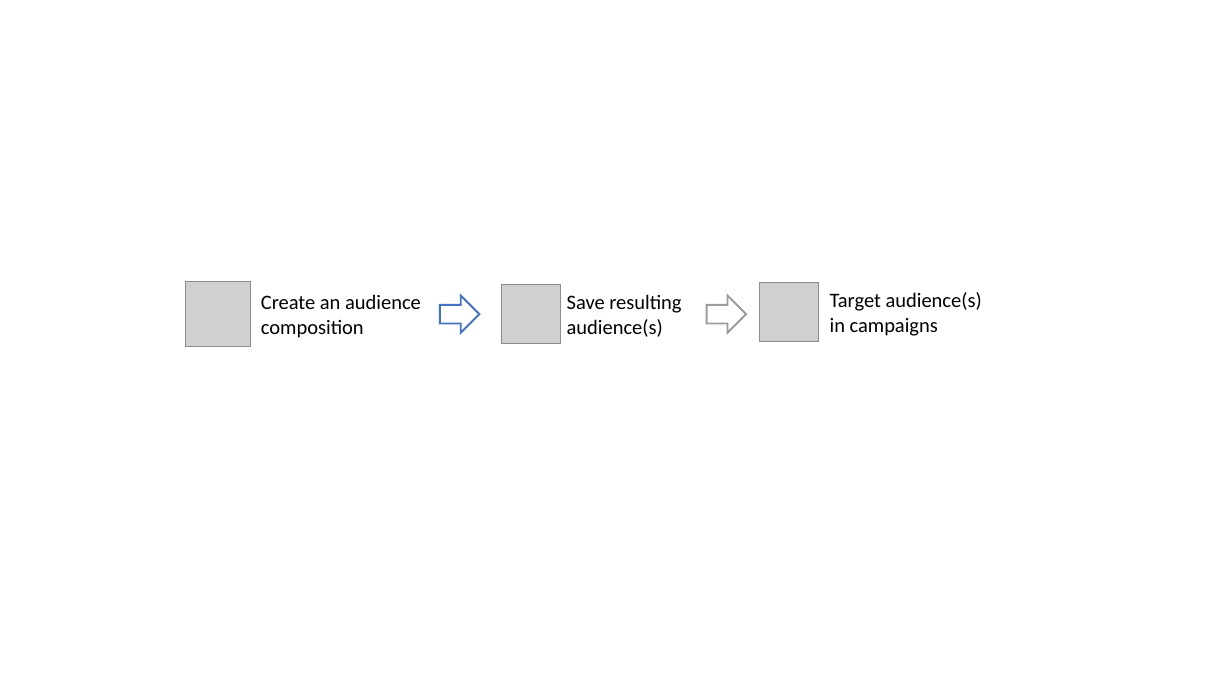
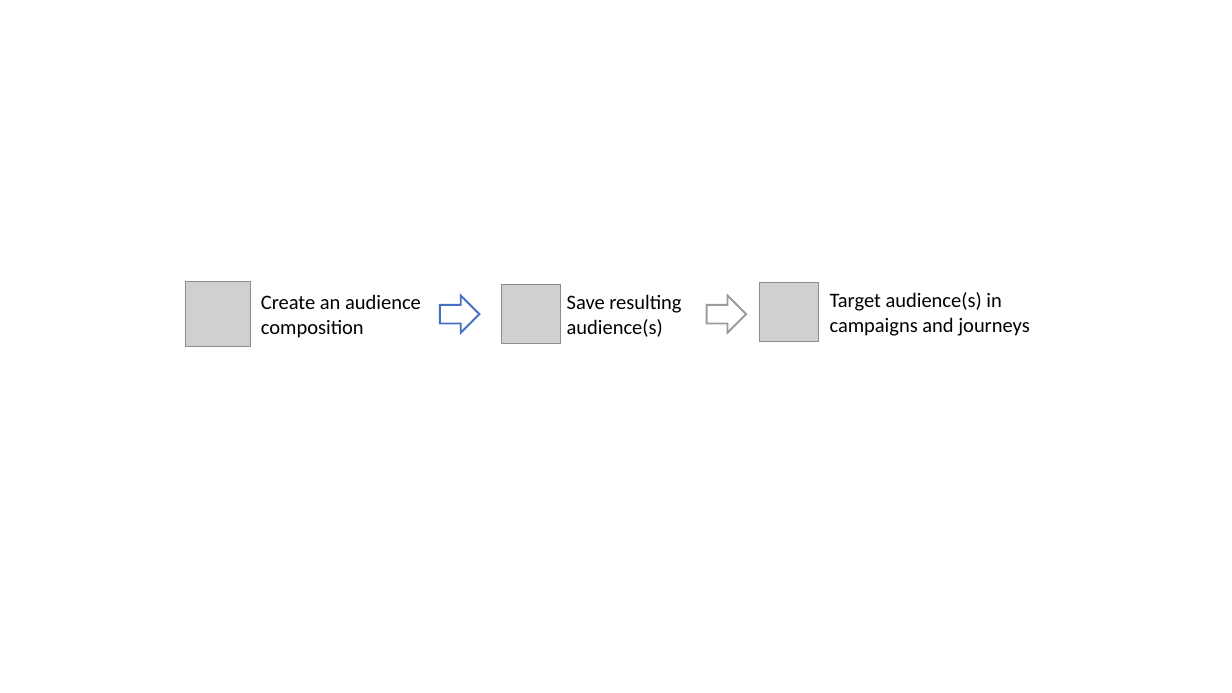
Before and after one commit to AdobeDocs/journey-optimizer.zh-Hans, a slide deck: slide 1 of help/using/audience/assets/audiences-process.pptx. Drawn at 1232x693 pixels with LibreOffice and Linux fonts; fonts in the diff are those of the drawing; grey boxes stand for pictures. Boxes give left, top, right and bottom in pixels: in the first picture for what was removed or moved away, otherwise in the second. Text is boxed around its words. In the diff, an @@ line names an element or a change of style, - is before the commit and + after.

```diff
--- a/help/using/audience/assets/audiences-process.pptx
+++ b/help/using/audience/assets/audiences-process.pptx
@@ text at [830, 292, 1029, 336]: text changed @@
-Target audience(s) in campaigns
+Target audience(s) in campaigns and journeys
```
Also in this commit, not shown: 55 other files.
